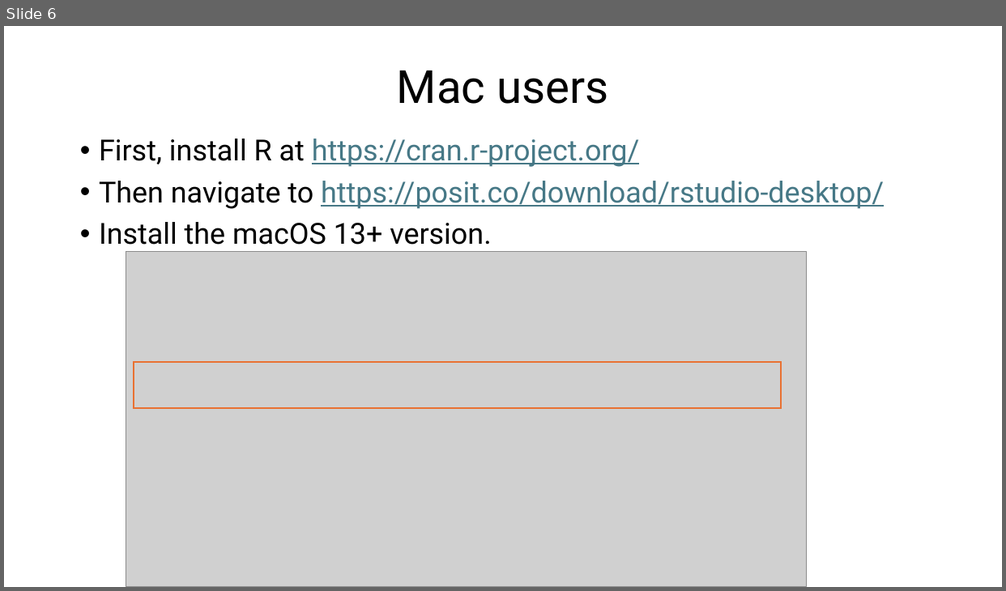
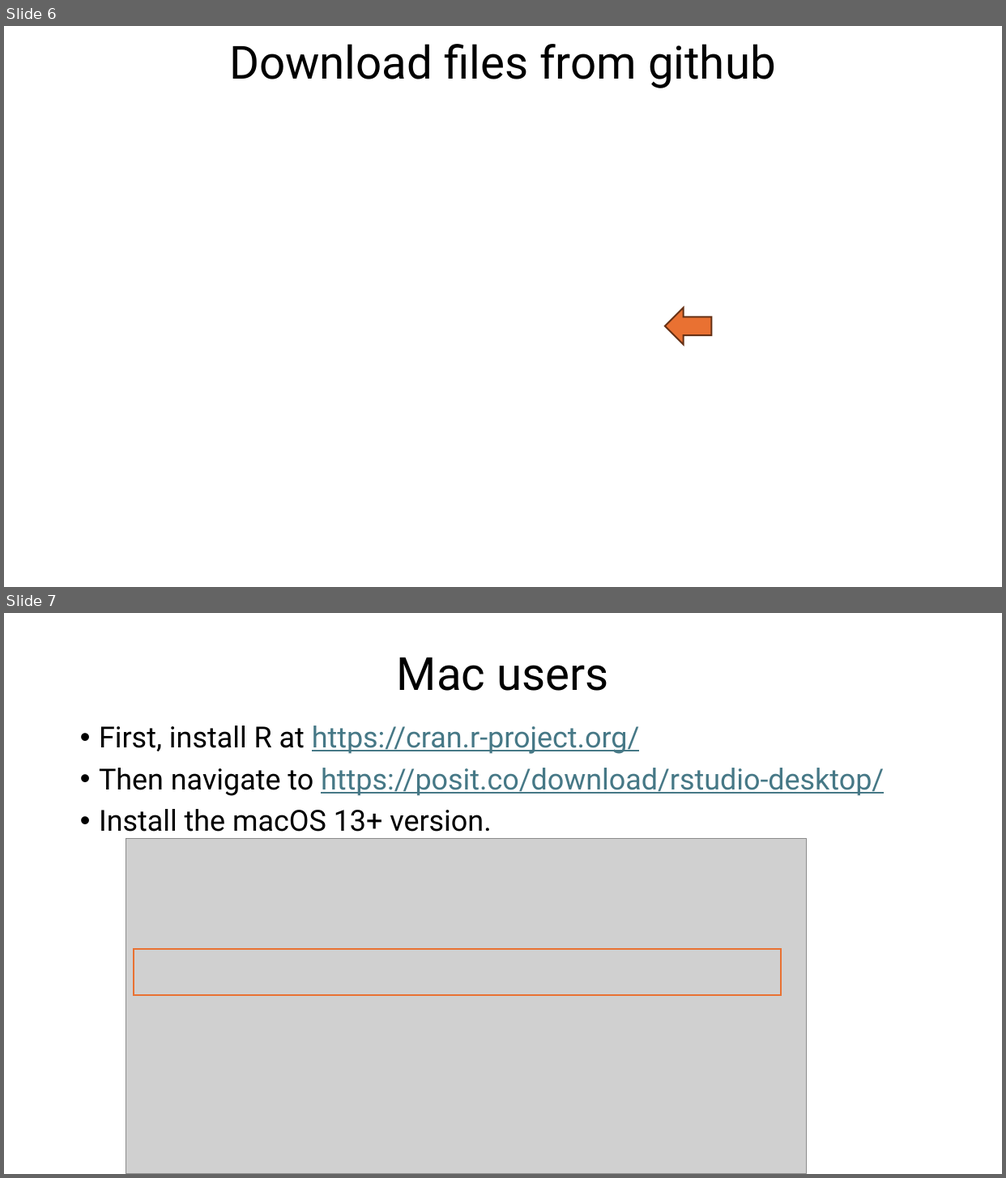
Before and after one commit to csmatyi/crs2025, a slide deck: CRS2025_R_workshop.pptx. Shown one above the other, each under a label of ours: slide 6 before the commit, slides 6 and 7 after it. The pictures are 1006x591 and 1006x1178 pixels, drawn with LibreOffice and Linux fonts; fonts in the diff are those of the drawing; grey boxes stand for pictures; background and template pictures are left out. Boxes give left, top, right and bottom in pixels: in the first picture for what was removed or moved away, otherwise in the second. Text is boxed around its words. In the diff, an @@ line names an element or a change of style, - is before the commit and + after.

```diff
--- a/CRS2025_R_workshop.pptx
+++ b/CRS2025_R_workshop.pptx
@@ slide 6 added at [4,26,1002,587], background picture (left out) @@
@@ title added at [229,44,776,88], 44 pt, text #000000 @@
+Download files from github
@@ left arrow added at [665,308,711,345], fill #E97132, outline #663216 1.5 pt @@
@@ what was slide 6 is now slide 7 @@
```
Also in this commit, not shown: 7 slides changed, 2 other files.
